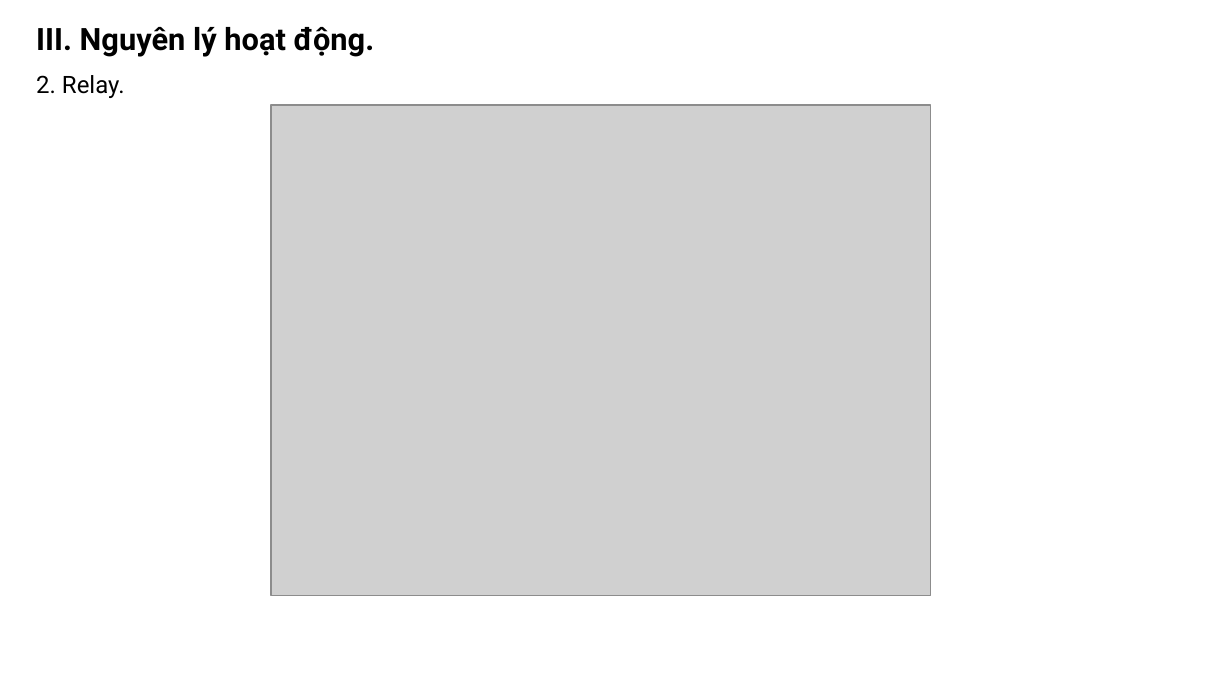
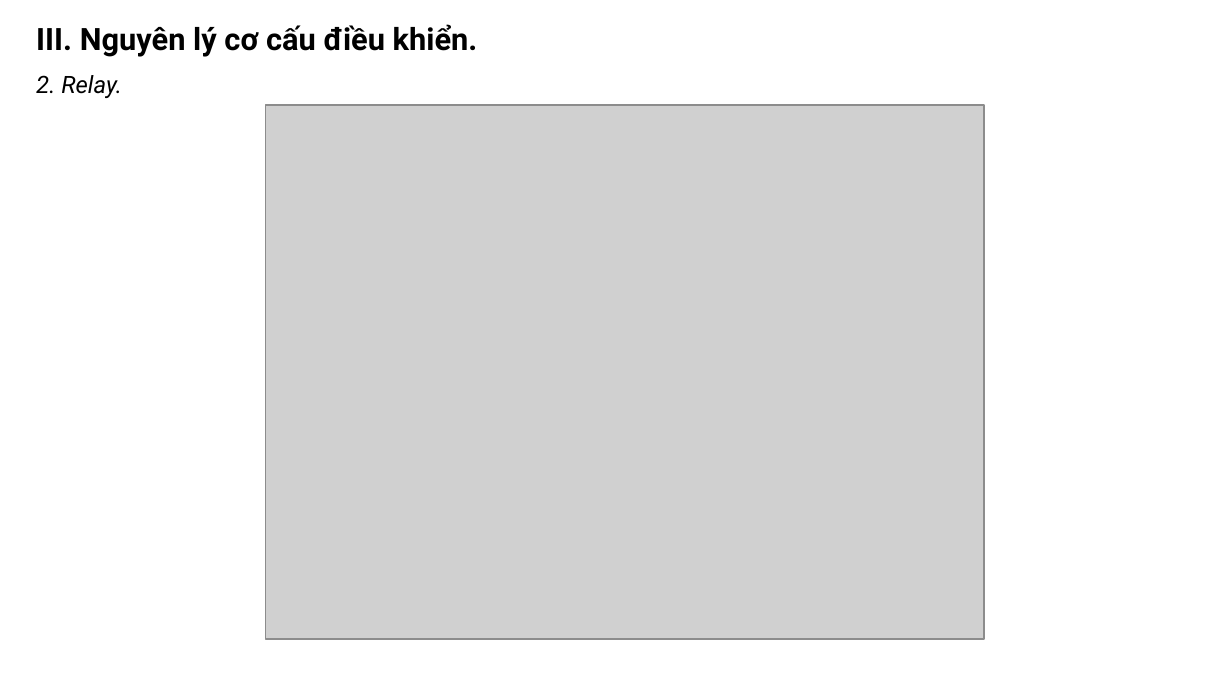
Before and after one commit to khanhnm08/HK_Egg_Incubator, a slide deck: slide 9 of Slide bao cao.pptx (slide 8 before the commit). Drawn at 1232x693 pixels with LibreOffice and Linux fonts; fonts in the diff are those of the drawing; grey boxes stand for pictures. Boxes give left, top, right and bottom in pixels: in the first picture for what was removed or moved away, otherwise in the second. Text is boxed around its words. In the diff, an @@ line names an element or a change of style, - is before the commit and + after.

```diff
--- a/Slide bao cao.pptx
+++ b/Slide bao cao.pptx
@@ text at <box>36,24,478,57</box>: text changed @@
-III. Nguyên lý hoạt động.
+III. Nguyên lý cơ cấu điều khiển.
@@ text "2. Relay." at <box>36,75,122,98</box>: italic on @@
@@ picture: place and size @@
-picture at <box>271,105,930,595</box>
+picture at <box>266,105,984,638</box>
```
Also in this commit, not shown: 9 other slides changed, 4 slides added, 22 other files.
